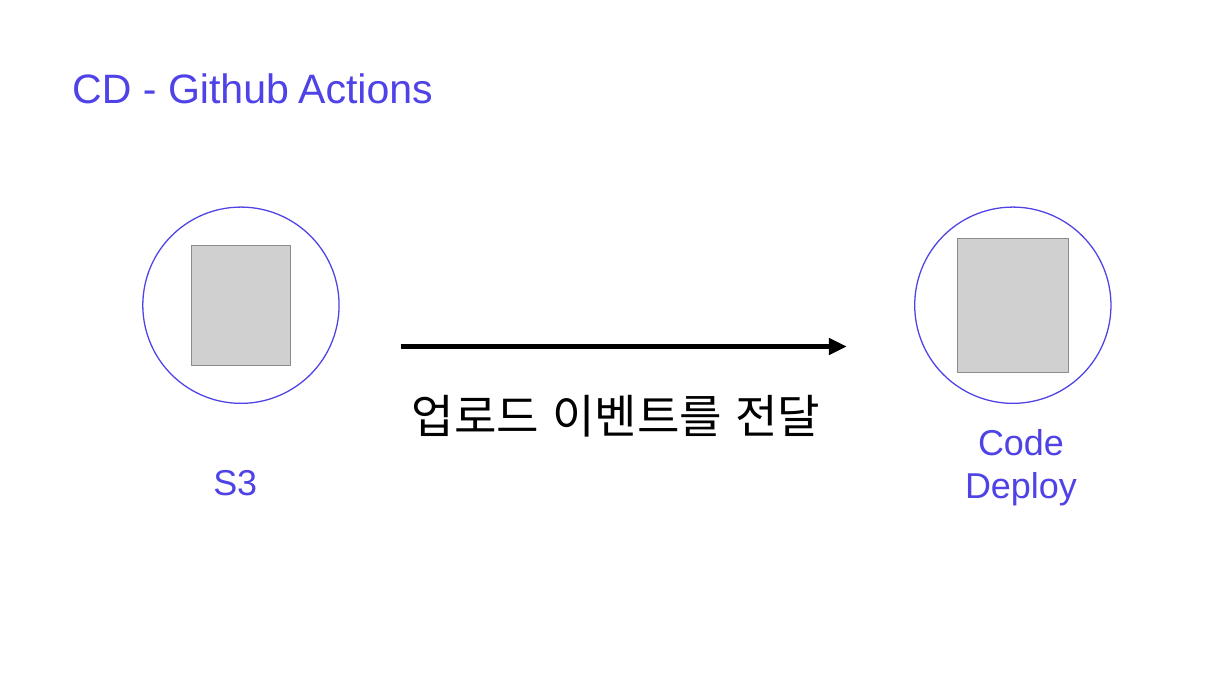
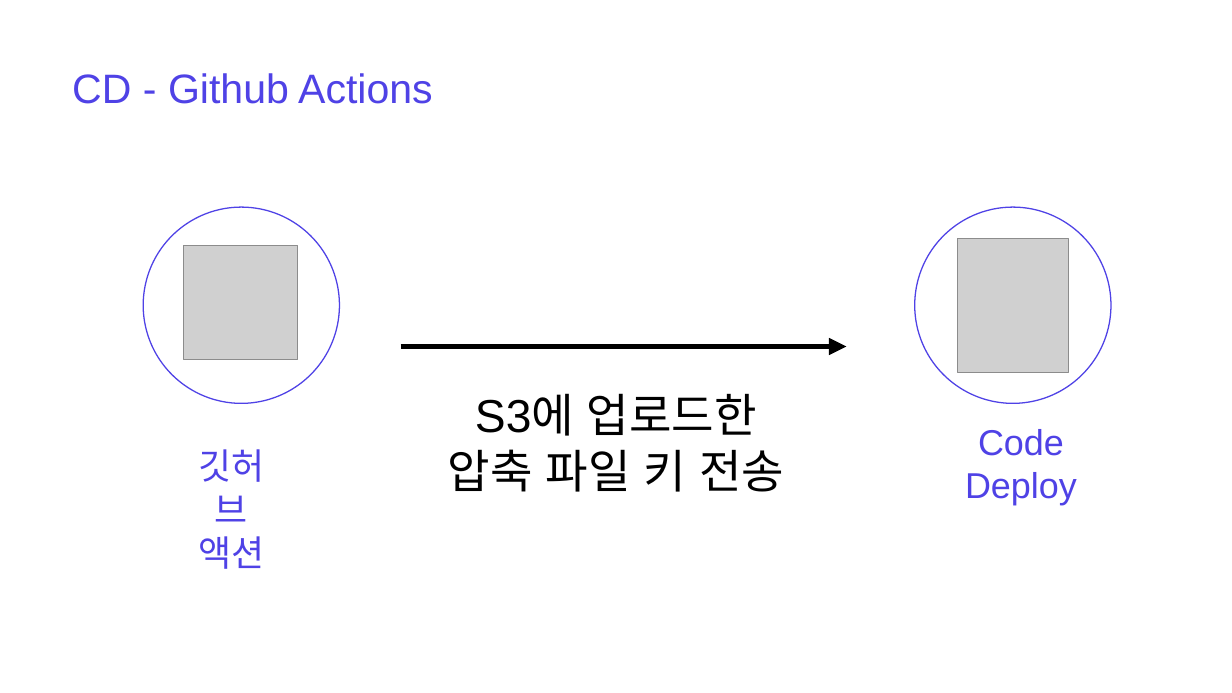
Before and after one commit to mash-up-kr/Backend_Seminar, a slide deck: slide 18 of 10th Node/Ten-min-Seminar/21.02.20 Continuous Deploy/Continuous Deployment.pptx. Drawn at 1232x693 pixels with LibreOffice and Linux fonts; fonts in the diff are those of the drawing; grey boxes stand for pictures. Boxes give left, top, right and bottom in pixels: in the first picture for what was removed or moved away, otherwise in the second. Text is boxed around its words. In the diff, an @@ line names an element or a change of style, - is before the commit and + after.

```diff
--- a/10th Node/Ten-min-Seminar/21.02.20 Continuous Deploy/Continuous Deployment.pptx
+++ b/10th Node/Ten-min-Seminar/21.02.20 Continuous Deploy/Continuous Deployment.pptx
@@ picture: place and size @@
-picture at (191,245,290,365)
+picture at (184,245,299,360)
@@ text at (448,393,784,492): text changed @@
-업로드 이벤트를 전달
+S3에 업로드한
+압축 파일 키 전송
@@ text added at (198,449,264,569), 28 pt, text #4F42E6 @@
+깃허브
+액션
@@ text removed at (213,470,257,496) @@
-S3
```
Also in this commit, not shown: 2 other slides changed, 1 other file.
